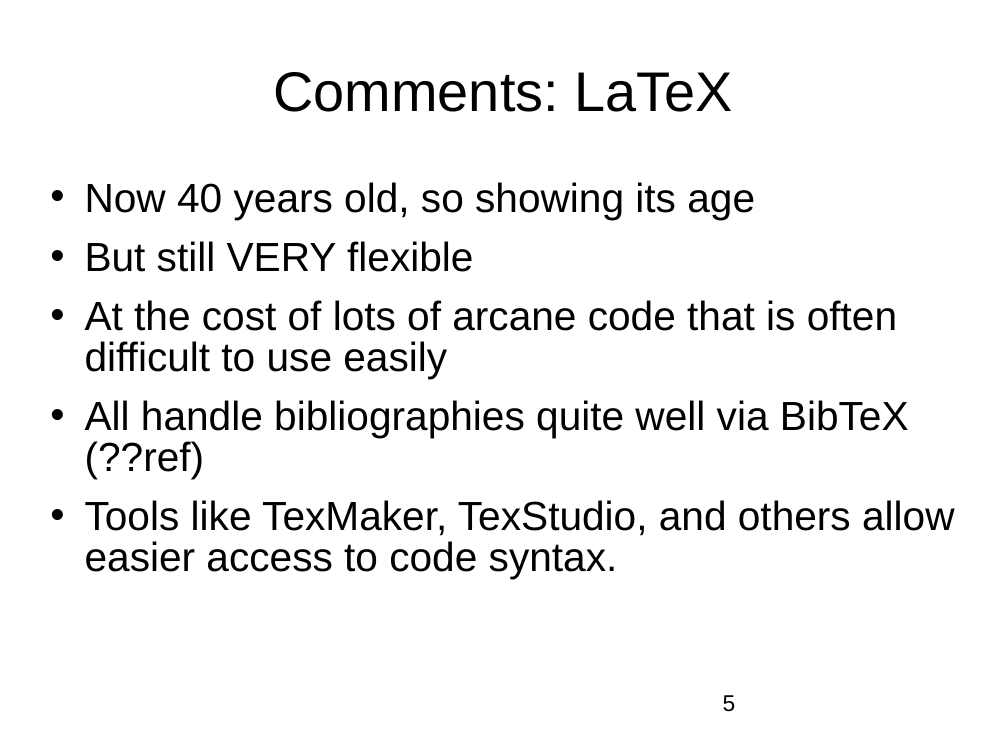
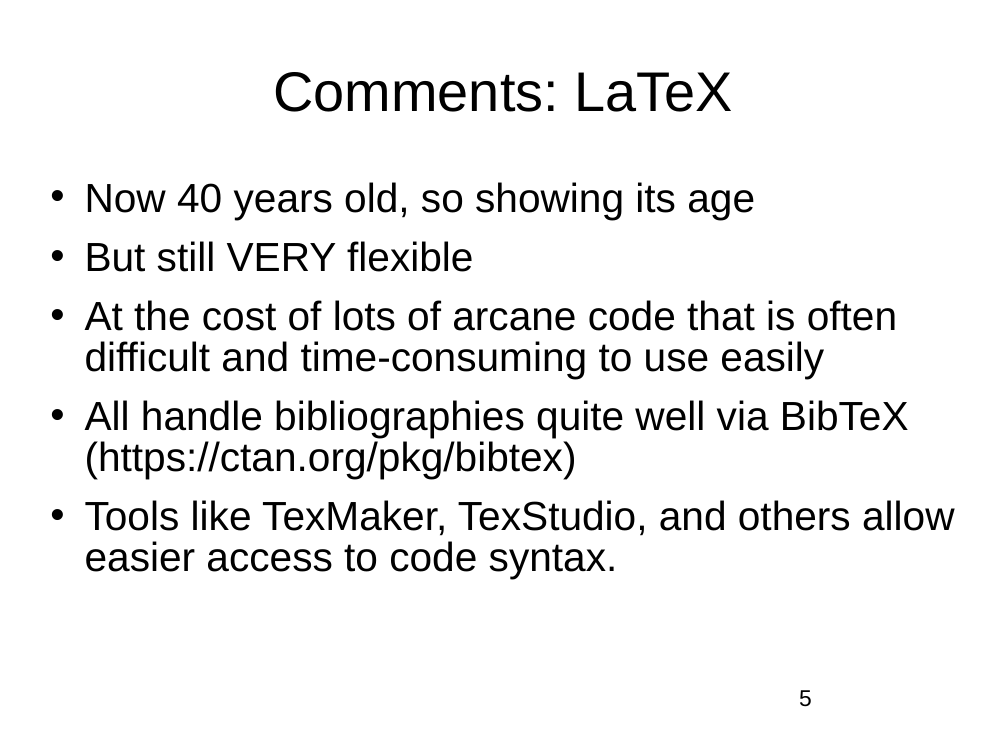
Before and after one commit to nashjc/Partridges, a slide deck: slide 5 of LinuxOttawa20260108.odp. Drawn at 1008x756 pixels with LibreOffice and Linux fonts; fonts in the diff are those of the drawing; background and template pictures are left out. Boxes give left, top, right and bottom in pixels: in the first picture for what was removed or moved away, otherwise in the second. Text is boxed around its words. In the diff, an @@ line names an element or a change of style, - is before the commit and + after.

```diff
--- a/LinuxOttawa20260108.odp
+++ b/LinuxOttawa20260108.odp
@@ text at box(85, 300, 909, 478): text changed @@
-• At the cost of lots of arcane code that is often difficult to use easily
-• All handle bibliographies quite well via BibTeX (??ref)
+• At the cost of lots of arcane code that is often difficult and time-consuming to use easily
+• All handle bibliographies quite well via BibTeX (https://ctan.org/pkg/bibtex)
@@ page number: place and size @@
-page number at box(723, 695, 736, 712)
+page number at box(799, 690, 812, 707)
```
Also in this commit, not shown: 11 other slides changed.
